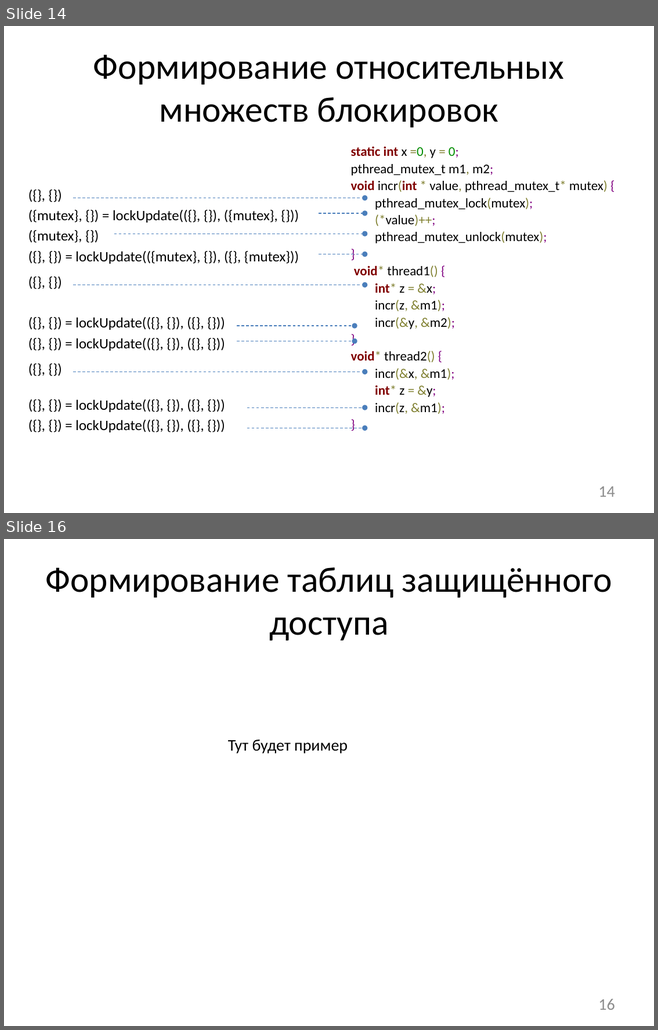
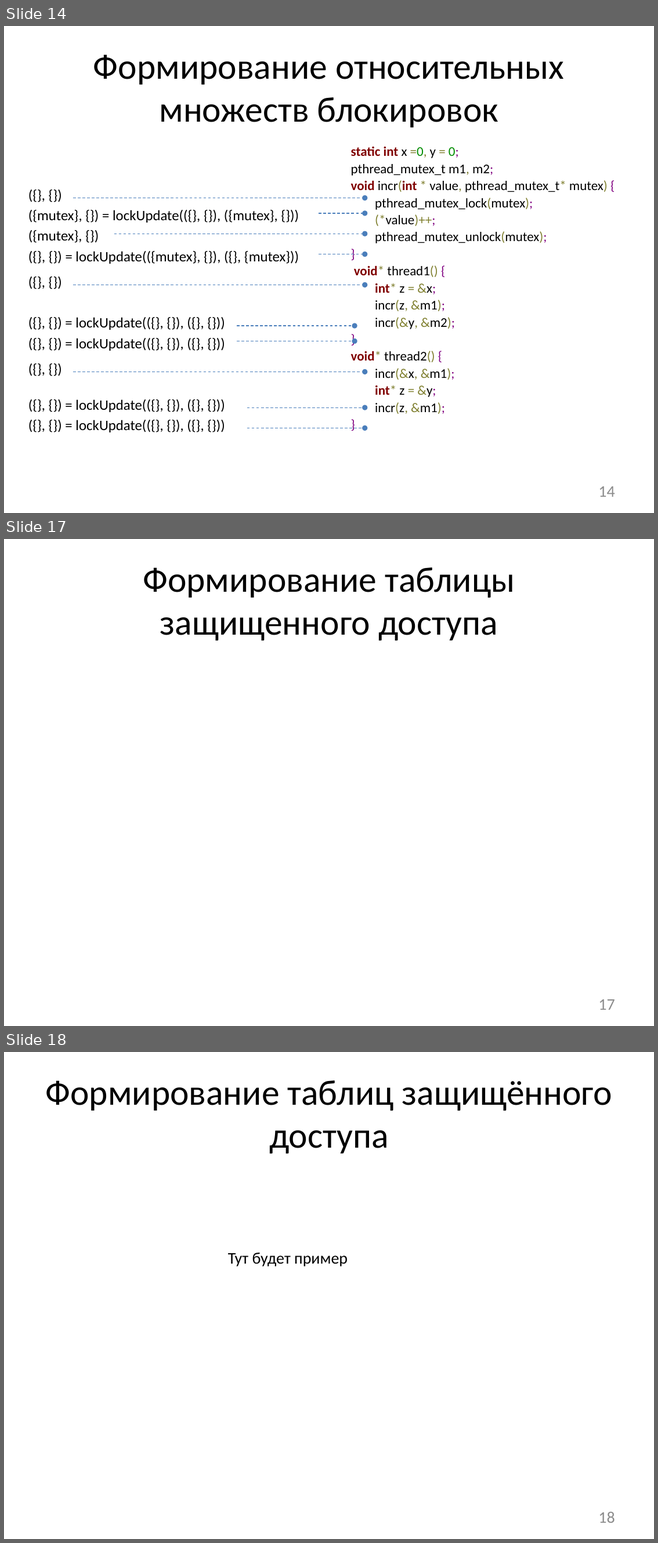
Before and after one commit to afrolovskiy/diplom, a slide deck: presentations/diplom/static race detection.pptx. Shown one above the other, each under a label of ours: slides 14 and 16 before the commit, slides 14, 17 and 18 after it; the slides between them are not shown. The pictures are 658x1030 and 658x1543 pixels, drawn with LibreOffice and Linux fonts; fonts in the diff are those of the drawing. Boxes give left, top, right and bottom in pixels: in the first picture for what was removed or moved away, otherwise in the second. Text is boxed around its words. In the diff, an @@ line names an element or a change of style, - is before the commit and + after.

```diff
--- a/presentations/diplom/static race detection.pptx
+++ b/presentations/diplom/static race detection.pptx
@@ slide 17 added at (x1=4, y1=539, x2=654, y2=1026), background #FFFFFF @@
@@ title added at (x1=143, y1=567, x2=514, y2=641), 39.6 pt, text #000000 @@
+Формирование таблицы защищенного доступа
@@ page number added at (x1=598, y1=1000, x2=614, y2=1010), 18 pt, text #8C8C8C @@
+17
@@ what was slide 16 is now slide 18 @@
@@ page number at (x1=598, y1=1512, x2=614, y2=1523): text changed @@
-16
+18
```
Also in this commit, not shown: 2 slides changed, 1 other slide added.
